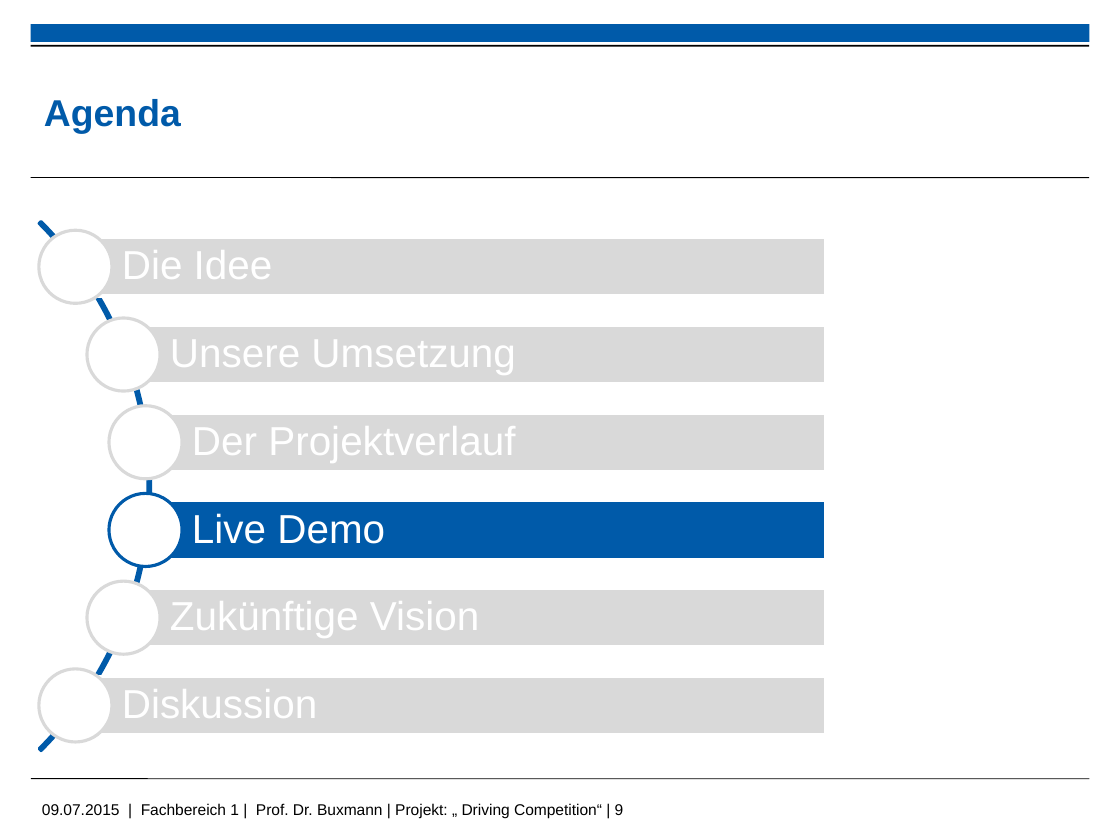
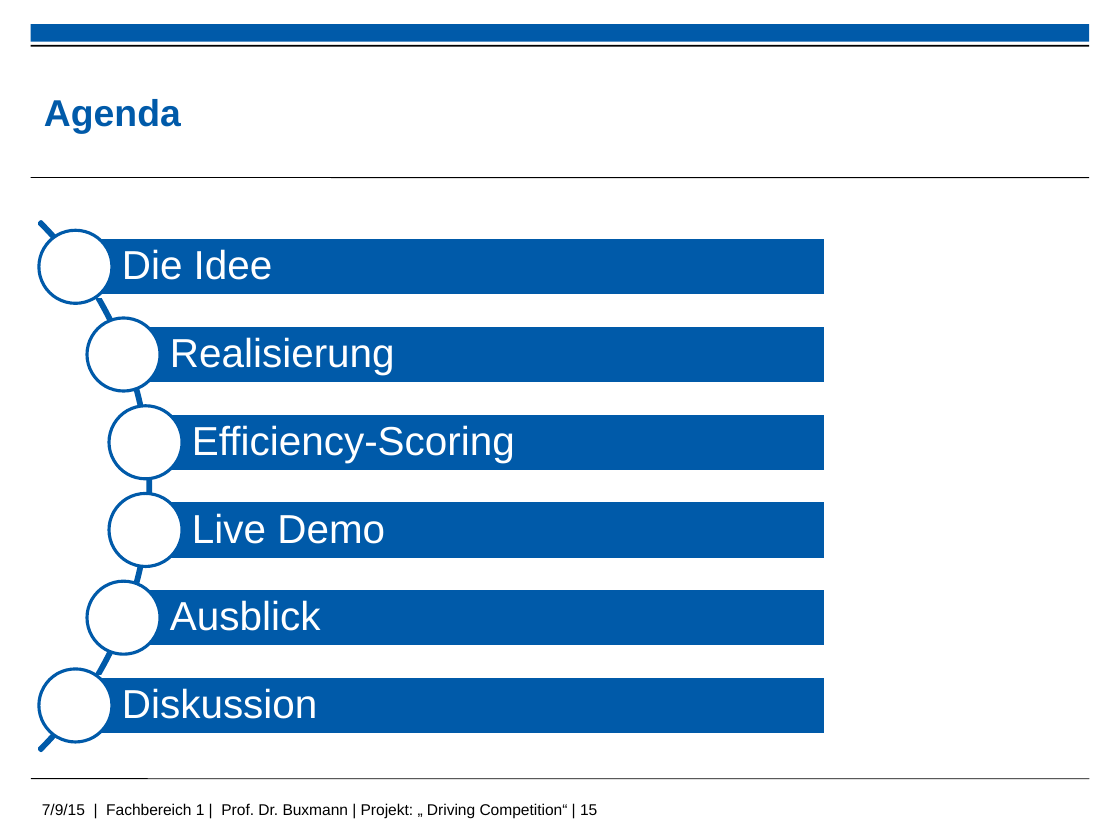
Before and after one commit to kolhagen/drivingcompetition, a slide deck: slide 15 of Big Data - Driving Compitiion.pptx (slide 9 before the commit). Drawn at 1120x840 pixels with LibreOffice and Linux fonts; fonts in the diff are those of the drawing; background and template pictures are left out. Boxes give left, top, right and bottom in pixels: in the first picture for what was removed or moved away, otherwise in the second. Text is boxed around its words. In the diff, an @@ line names an element or a change of style, - is before the commit and + after.

```diff
--- a/Big Data - Driving Compitiion.pptx
+++ b/Big Data - Driving Compitiion.pptx
@@ arch (boxed as its full ring) at [0, 112, 151, 840]: fill none to #005AA9; outline #005AA9 2 pt to #005AA9 2.01 pt @@
@@ rectangle "Die Idee": place and size @@
-rectangle "Die Idee" at [122, 243, 273, 288]
+rectangle "Die Idee" at [75, 237, 825, 296]
@@ rectangle "Die Idee" at [75, 237, 825, 296]: less space between paragraphs; fill none to #005AA9; outline none to #FFFFFF 2.01 pt @@
@@ text in rectangle at [170, 337, 395, 375]: text added @@
+Realisierung
@@ text in rectangle at [192, 425, 515, 463]: text added @@
+Efficiency-Scoring
@@ fill #D9D9D9 to #005AA9; outline #FFFFFF 2 pt to #FFFFFF 2.01 pt in 3 elements at [123, 325, 825, 383], [146, 413, 825, 472], [123, 588, 825, 646] @@
@@ text in rectangle at [170, 600, 321, 631]: text added @@
+Ausblick
@@ outline #D9D9D9 2 pt to #005AA9 2.01 pt in 5 elements at [39, 231, 112, 304], [87, 318, 160, 391], [109, 405, 181, 478], [87, 581, 160, 654], [39, 669, 112, 741] @@
@@ rectangle "Diskussion": place and size @@
-rectangle "Diskussion" at [122, 682, 318, 727]
+rectangle "Diskussion" at [75, 676, 825, 735]
@@ rectangle "Diskussion" at [75, 676, 825, 735]: less space between paragraphs; fill none to #005AA9; outline none to #FFFFFF 2.01 pt @@
@@ group removed at [75, 237, 825, 735]: 3 texts, 2 rectangles @@
-Unsere Umsetzung
-Der Projektverlauf
-Zukünftige Vision
@@ text at [42, 803, 597, 819]: text changed @@
-09.07.2015 | Fachbereich 1 | Prof. Dr. Buxmann | Projekt: „ Driving Competition“ | 9
+7/9/15 | Fachbereich 1 | Prof. Dr. Buxmann | Projekt: „ Driving Competition“ | 15
```
Also in this commit, not shown: 12 other slides changed, 4 slides added, 2 slides removed.
